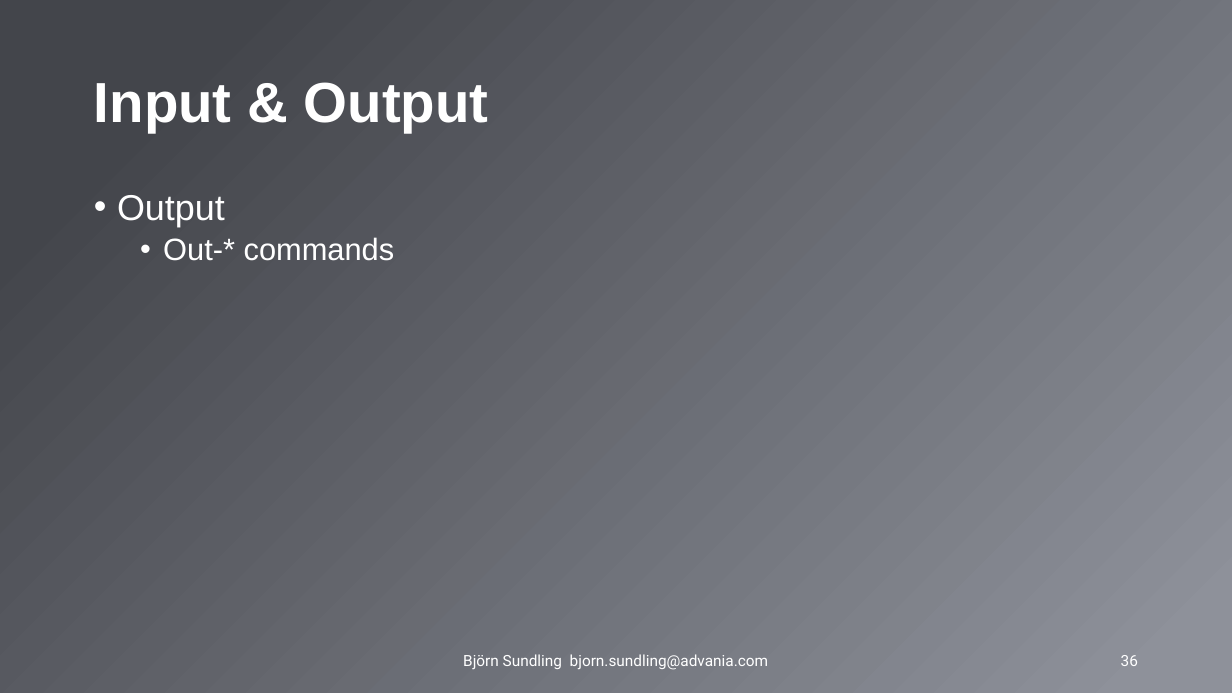
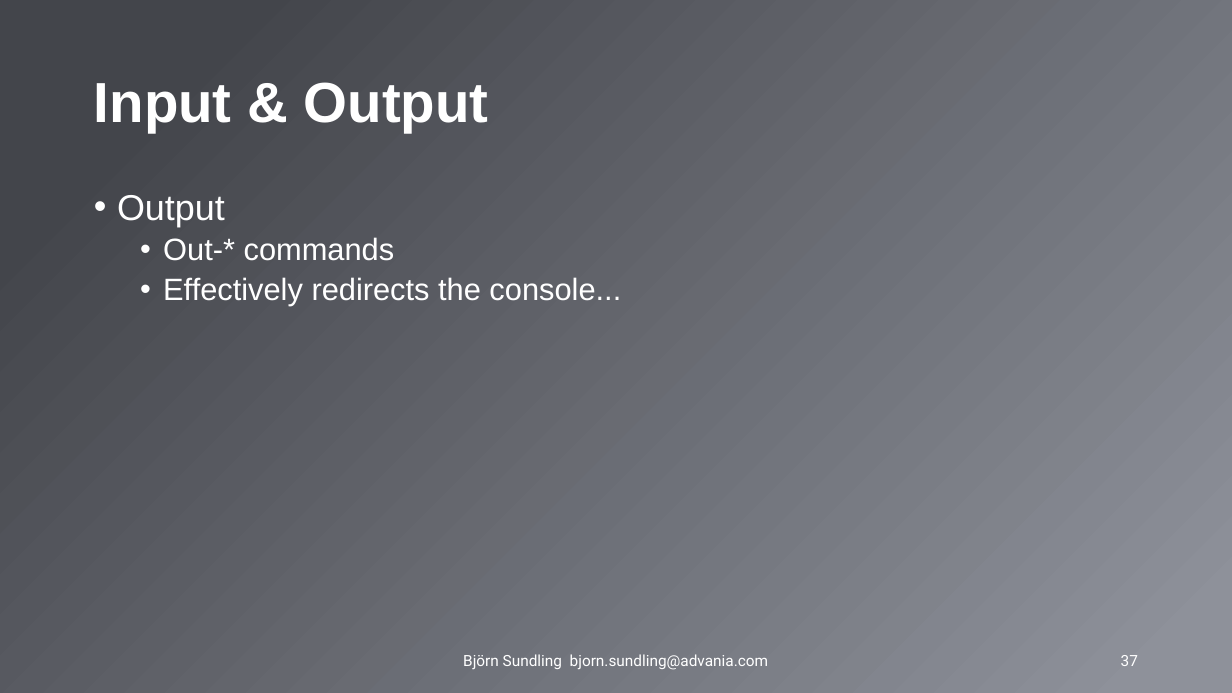
Before and after one commit to AdvaniaSE/PowerShellFundamentals, a slide deck: slide 37 of PowerShell Fundamentals.pptx (slide 36 before the commit). Drawn at 1232x693 pixels with LibreOffice and Linux fonts; fonts in the diff are those of the drawing; background and template pictures are left out. Boxes give left, top, right and bottom in pixels: in the first picture for what was removed or moved away, otherwise in the second. Text is boxed around its words. In the diff, an @@ line names an element or a change of style, - is before the commit and + after.

```diff
--- a/PowerShell Fundamentals.pptx
+++ b/PowerShell Fundamentals.pptx
@@ text at [163, 277, 621, 306]: paragraph added @@
+  • Effectively redirects the console...
@@ page number at [1121, 655, 1138, 666]: text changed @@
-36
+37
```
Also in this commit, not shown: 4 other slides changed, 1 slide added.
